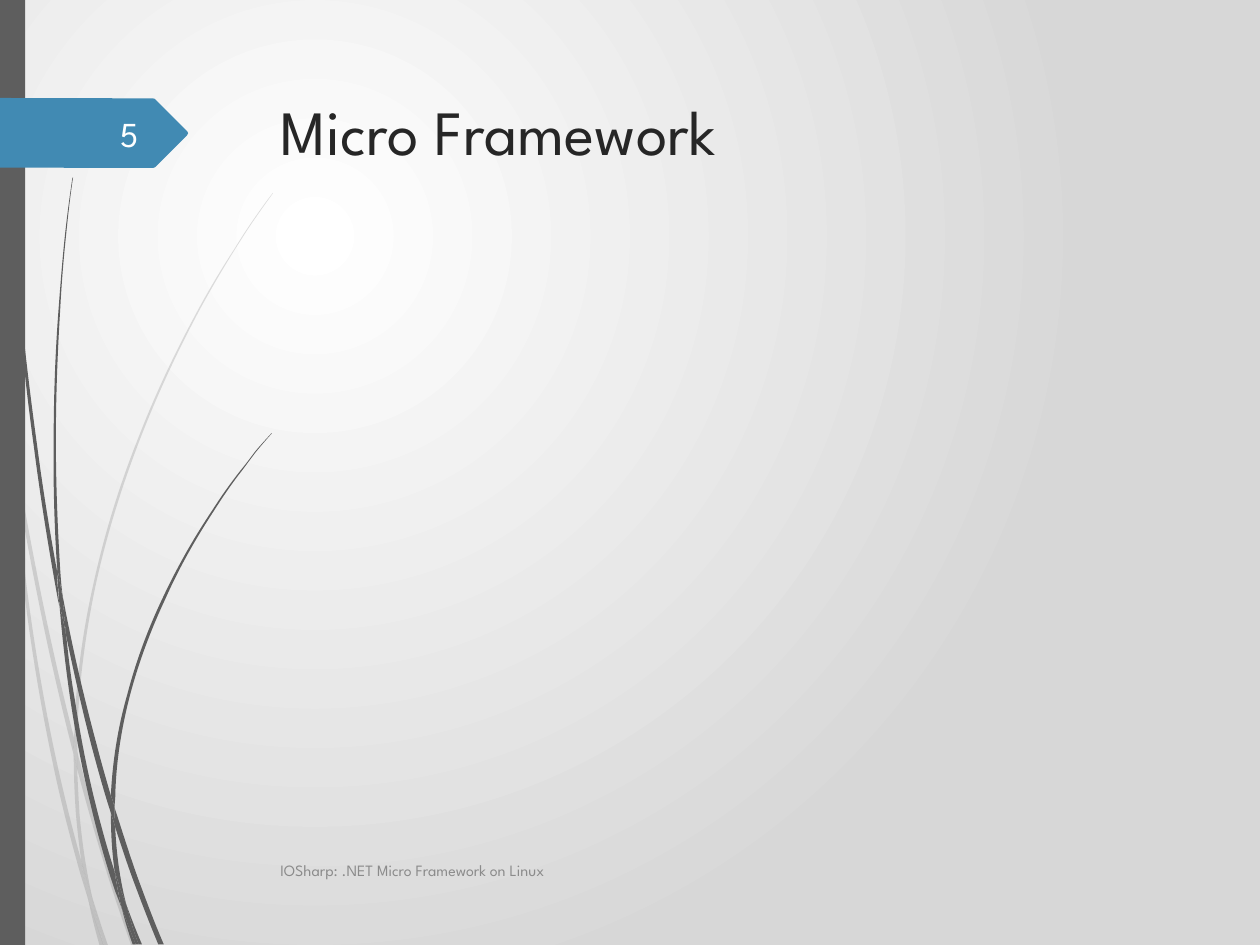
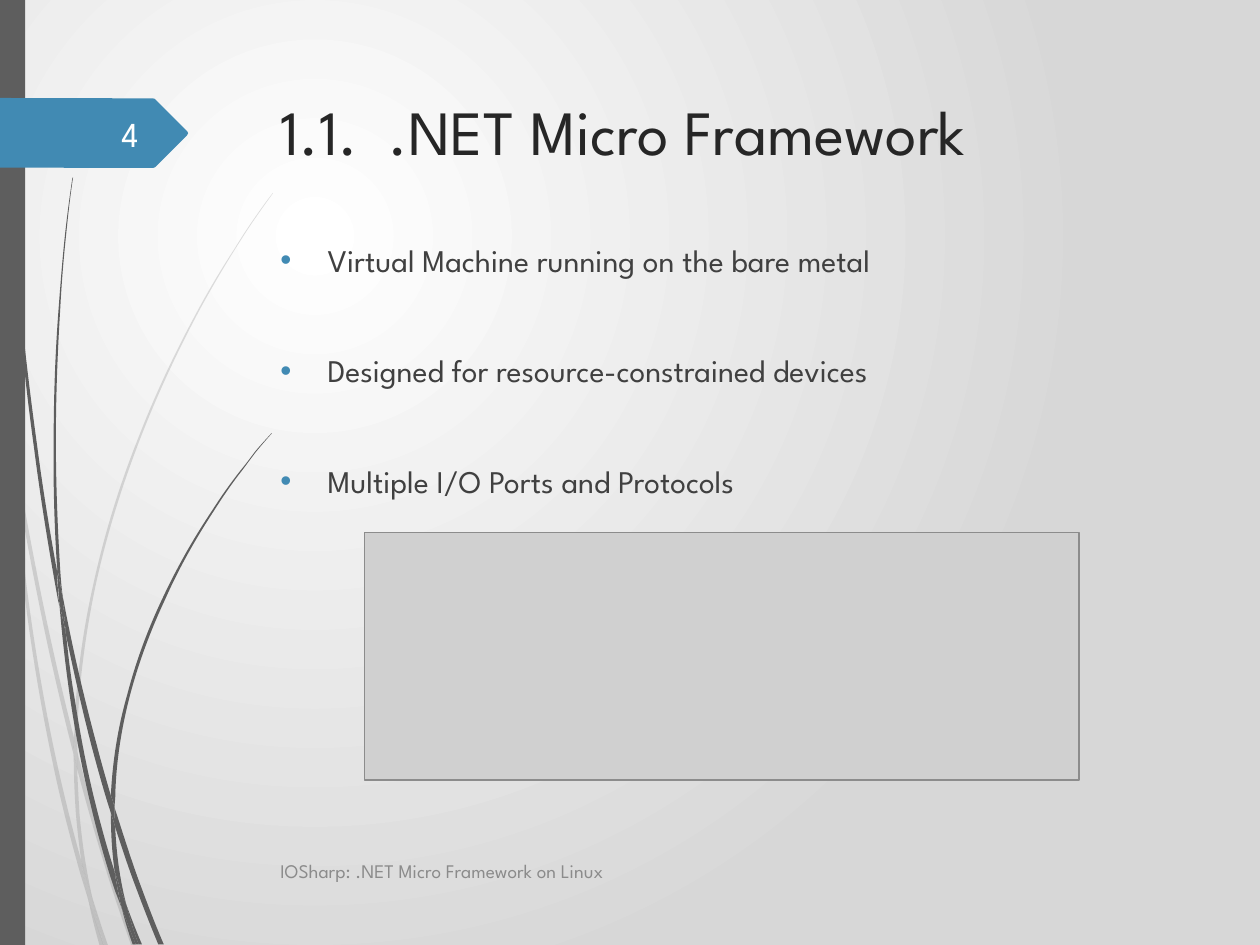
Before and after one commit to GerardSoleCa/BachelorThesisMisc, a slide deck: slide 4 of ThesisDoc/IOSharp.pptx (slide 5 before the commit). Drawn at 1260x945 pixels with LibreOffice and Linux fonts; fonts in the diff are those of the drawing; grey boxes stand for pictures; background and template pictures are left out. Boxes give left, top, right and bottom in pixels: in the first picture for what was removed or moved away, otherwise in the second. Text is boxed around its words. In the diff, an @@ line names an element or a change of style, - is before the commit and + after.

Commit message:
*** Latest Thesis
*** Developing the presentation
+++ Images

```diff
--- a/ThesisDoc/IOSharp.pptx
+++ b/ThesisDoc/IOSharp.pptx
@@ title at box(281, 111, 965, 156): text changed @@
-Micro Framework
+1.1. .NET Micro Framework
@@ page number at box(121, 124, 138, 147): text changed @@
-5
+4
@@ text added at box(328, 250, 870, 500), 18 pt, text #404040 @@
+• Virtual Machine running on the bare metal
+• Designed for resource-constrained devices
+• Multiple I/O Ports and Protocols
@@ picture added at box(364, 533, 1079, 780) @@
@@ text "IOSharp: .NET Micro Framework on ..." at box(280, 865, 603, 882): size 9 to 11 pt @@
```
Also in this commit, not shown: 15 other slides changed, 1 slide added, 11 other files.
